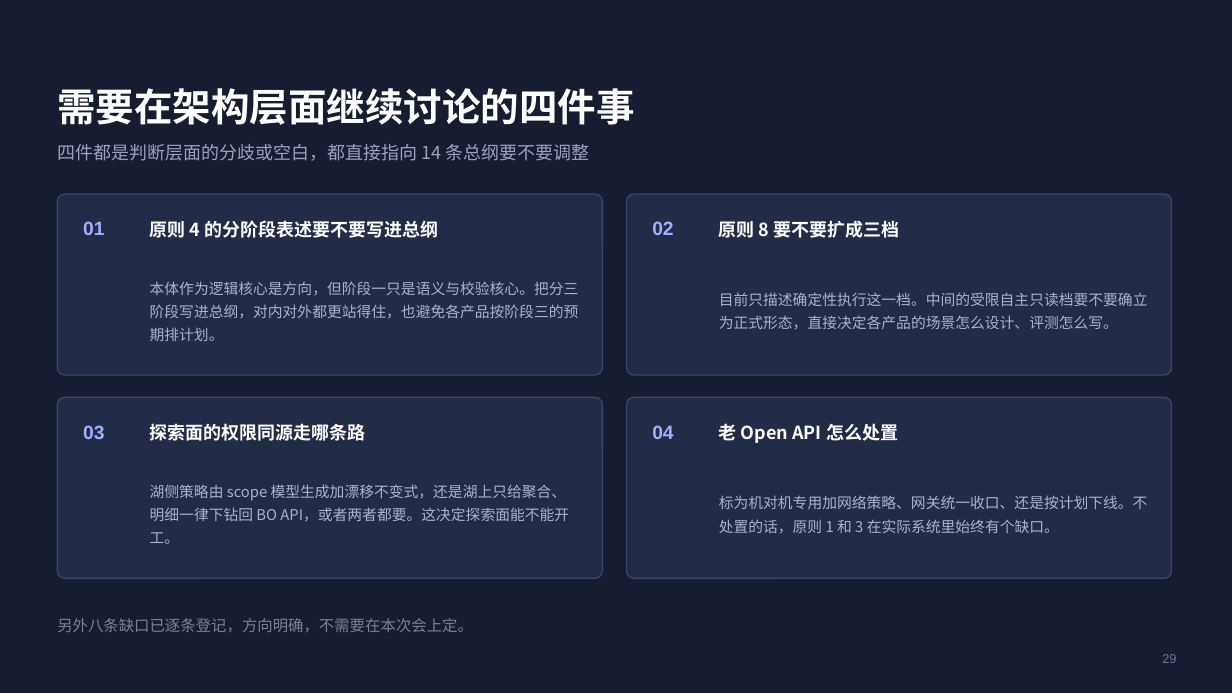
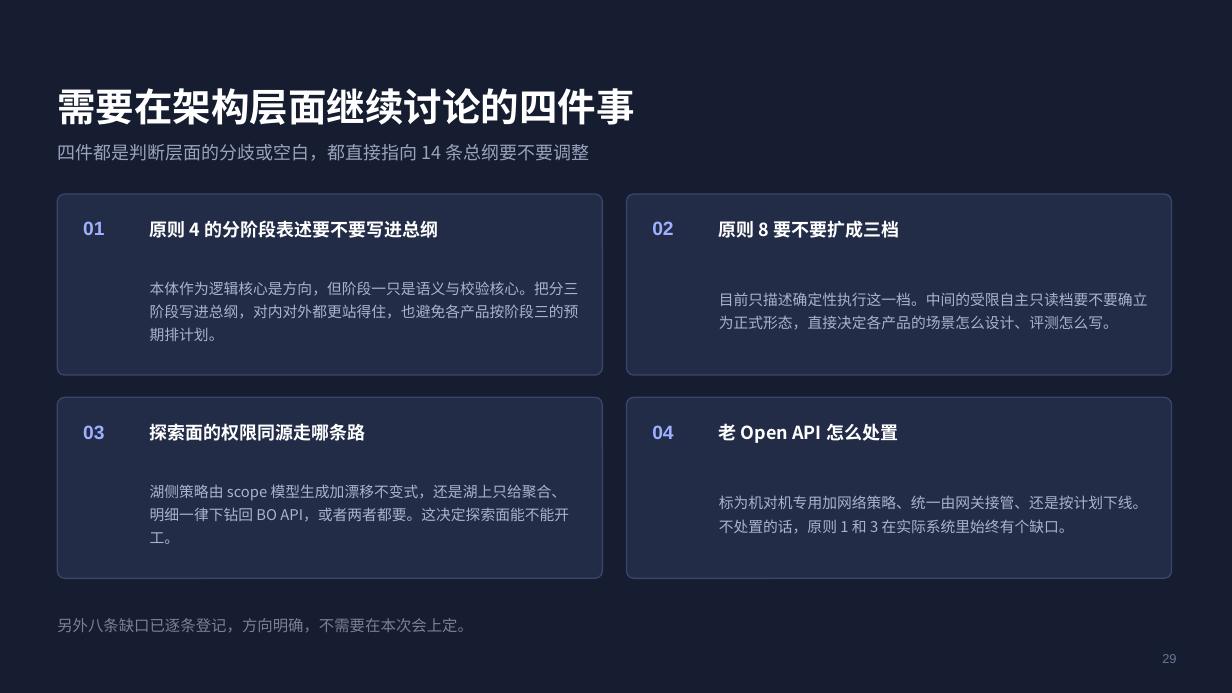
Before and after one commit to xiaohanarch/ERP-AI, a slide deck: slide 30 of docs/ERP-AI-L1参考架构-汇报版.pptx. Drawn at 1232x693 pixels with LibreOffice and Linux fonts; fonts in the diff are those of the drawing. Boxes give left, top, right and bottom in pixels: in the first picture for what was removed or moved away, otherwise in the second. Text is boxed around its words. In the diff, an @@ line names an element or a change of style, - is before the commit and + after.

Commit message:
docs: intro_v2 与汇报 PPT 黑话清理 —— 张力/口径/平价/对冲等 10 类术语换大白话
读者反馈「张力、口径这类词看不懂」，全文（HTML + PPT 31 页 + 两处源码注释
引用）统一替换为直白说法：

- 张力/张力点 → 冲突点（标题改「四个互相打架、需要表态的冲突点」）
- 口径 → 按语义拆分：权限标准 / 定义 / 定义层 / 与页面一致 /
  三个入口对照（三口径）/ 自动对账（口径互证）/ 含义（字段口径）等
- 平价 → 一致（权限平价测试 → 权限一致性测试；Java 注释同步改写）
- 对冲 → 保险（预埋对冲 → 预埋保险；替换的对冲 → 给终局替换留的保险）
- 锚点 → 基准（评测锚点 → 评测基准；版本锚点 → 版本标识；
  锚定 → 断言/锁定/引用 按语境）
- 收口 → 统一由网关接管；标的 → 示例；扇出 → 对外分发

统计：HTML 127 处（含跨标签隔断检查清零）、PPT 40 个文本 run
（XML 良构 + zip 完整性校验通过）；同步两处被文档引用的源码注释
（PermissionService.java 平价措辞、questions-capability.yaml 锚点用例）
保持文档引用与代码一致（均为注释行，无行为变更）

```diff
--- a/docs/ERP-AI-L1参考架构-汇报版.pptx
+++ b/docs/ERP-AI-L1参考架构-汇报版.pptx
@@ text at (719, 495, 1148, 533): text changed @@
-标为机对机专用加网络策略、网关统一收口、还是按计划下线。不处置的话，原则 1 和 3 在实际系统里始终有个缺口。
+标为机对机专用加网络策略、统一由网关接管、还是按计划下线。不处置的话，原则 1 和 3 在实际系统里始终有个缺口。
```
Also in this commit, not shown: 21 other slides changed, 3 other files.
